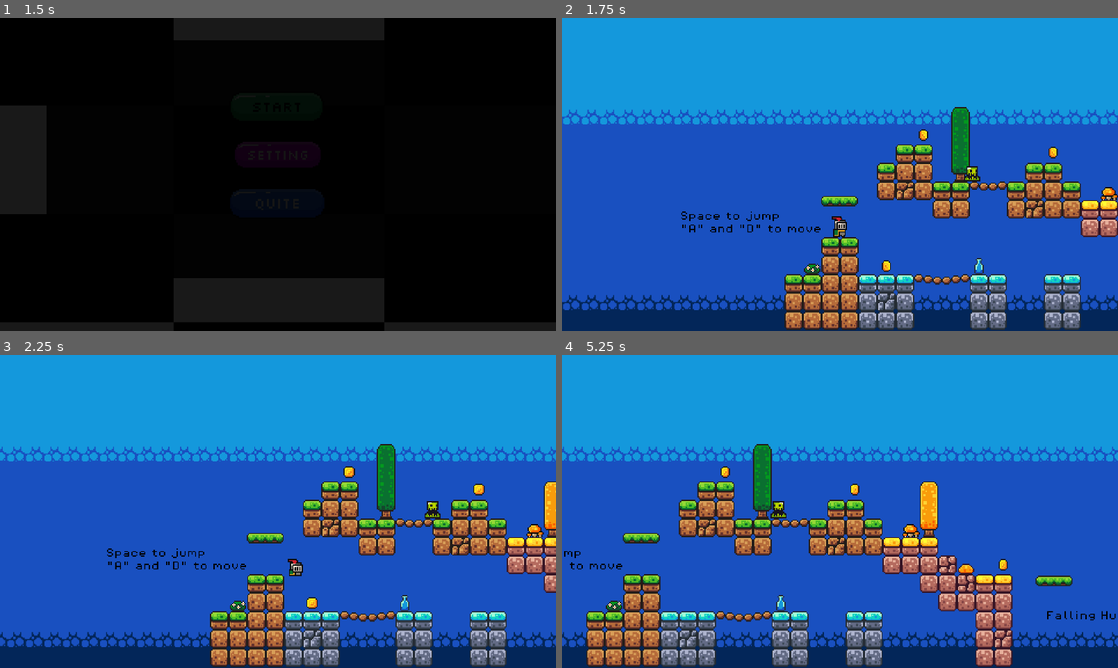
Above: before the commit, frames 1-4 (two rows, left to right).
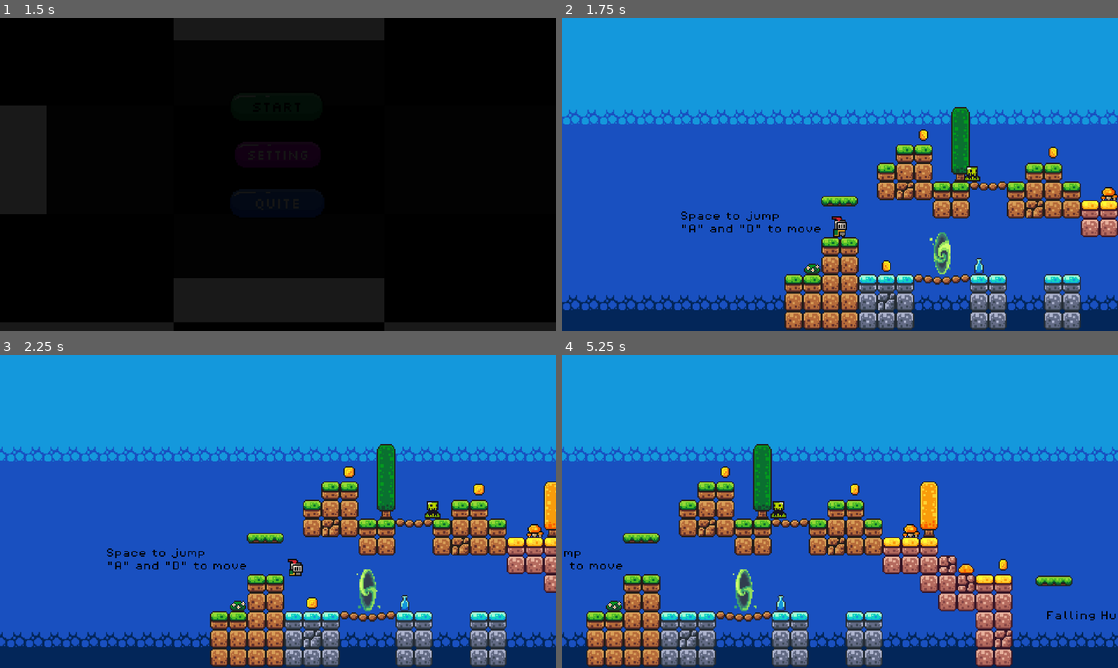
Above: after the commit, the same moments.

Repository: Funnysloth12/Arcanum
Game: Godot game, scene res://Scenes/main_menu.tscn
The game is run twice, just before and just after one commit, with the same random seed, the same clock (stepped at 60 frames per second) and the same inputs.
Inputs (mouse positions are in pixels of both pictures, inside the frame that each line leads up to):
- Up to frame 1 (1.5 s): click (278, 108) at 0.5 s; click (278, 108) at 1.25 s
- Up to frame 2 (1.75 s): no input
- Up to frame 3 (2.25 s): tap Enter (ui_accept) at 2, 2.1 s; hold Right (move_right) from 2.03 s (still down)
- Up to frame 4 (5.25 s): tap Space (jump) at 2.27, 3.02, 4.52 s; tap Enter (ui_accept) every 0.75 s from 2.85 to 5.1 s; release Right (move_right) at 3.53 s; hold Left (move_left) 3.53-4.28 s; hold Right (move_right) from 4.28 s (still down)

Frame 1 is identical in both runs. In frame 2, 0.3% of the frame differs, in the area x 66-70%, y 68-82%; in frame 3, 0.3%; in frame 4, 0.4%, in the area x 30-35%, y 68-82%.

Commit message:
Trying to Add a portal to level 2
need i say more

Diff:
--- a/Levels/level2.tscn
+++ b/Levels/level2.tscn
@@ -1,5 +1,6 @@
-[gd_scene load_steps=17 format=3 uid="uid://bw8mnje2mxyxw"]
-
+[gd_scene load_steps=18 format=3 uid="uid://bw8mnje2mxyxw"]
+
+[ext_resource type="Script" uid="uid://bplycl7v2hefr" path="res://Scripts/level_2.gd" id="1_lr0ko"]
 [ext_resource type="Script" uid="uid://ceytoxk8kuw44" path="res://Scripts/game_manager.gd" id="1_tdxkx"]
 [ext_resource type="FontFile" uid="uid://cfaa5jt6gjeo5" path="res://Assets/fonts/PixelOperator8-Bold.ttf" id="2_1c22n"]
 [ext_resource type="Texture2D" uid="uid://b2fv0bvgk4i8u" path="res://Assets/sprites/world_tileset.png" id="3_ppd48"]
@@ -178,9 +179,6 @@
 
 [sub_resource type="WorldBoundaryShape2D" id="WorldBoundaryShape2D_1l0tm"]
 
-[sub_resource type="Animation" id="Animation_xv7eh"]
-resource_name = "new_animation"
-
 [sub_resource type="Animation" id="Animation_ijnin"]
 resource_name = "Plat1"
 length = 2.0
@@ -213,6 +211,9 @@
 "values": [Vector2(137, 5)]
 }
 
+[sub_resource type="Animation" id="Animation_xv7eh"]
+resource_name = "new_animation"
+
 [sub_resource type="AnimationLibrary" id="AnimationLibrary_tdxkx"]
 _data = {
 &"Plat1": SubResource("Animation_ijnin"),
@@ -220,8 +221,9 @@
 &"new_animation": SubResource("Animation_xv7eh")
 }
 
-[node name="Game" type="Node2D"]
+[node name="Level2" type="Node2D"]
 position = Vector2(8, -1)
+script = ExtResource("1_lr0ko")
 
 [node name="Game Manager" type="Node" parent="."]
 unique_name_in_owner = true
@@ -283,11 +285,11 @@
 
 [node name="Slimes" type="Node" parent="."]
 
+[node name="Slime Green" parent="Slimes" instance=ExtResource("10_dpe6j")]
+position = Vector2(560, -33)
+
 [node name="fade_transiton" parent="." instance=ExtResource("11_m8ou3")]
 offset_left = 3546.0
 offset_top = -1707.0
 offset_right = 6273.0
 offset_bottom = 37.0
-
-[node name="Slime Green" parent="." instance=ExtResource("10_dpe6j")]
-position = Vector2(552, -32)
--- a/Scenes/game.tscn
+++ b/Scenes/game.tscn
@@ -11,6 +11,7 @@
 [ext_resource type="FontFile" uid="uid://3rc3lct8dav0" path="res://Assets/fonts/PixelOperator8.ttf" id="8_v158k"]
 [ext_resource type="FontFile" uid="uid://cfaa5jt6gjeo5" path="res://Assets/fonts/PixelOperator8-Bold.ttf" id="9_ldgsr"]
 [ext_resource type="PackedScene" uid="uid://dj82loqswaij8" path="res://Scenes/fade_transiton.tscn" id="11_rku1e"]
+[ext_resource type="PackedScene" uid="uid://c4n0ap7g04w6q" path="res://Scenes/portal.tscn" id="12_rku1e"]
 
 [sub_resource type="TileSetAtlasSource" id="TileSetAtlasSource_3dryh"]
 texture = ExtResource("3_wrm1d")
@@ -369,3 +370,19 @@
 offset_top = -1707.0
 offset_right = 6273.0
 offset_bottom = 37.0
+
+[node name="Portals" type="Node" parent="."]
+
+[node name="portal" parent="Portals" instance=ExtResource("12_rku1e")]
+position = Vector2(162.00003, 73)
+scale = Vector2(0.2, 0.2)
+
+[node name="AnimatedSprite2D" parent="Portals/portal" index="0"]
+position = Vector2(-15, 20.00002)
+
+[node name="CollisionShape2D" parent="Portals/portal" index="1"]
+position = Vector2(-5, 20.000015)
+
+[connection signal="body_exited" from="Portals/portal" to="Portals/portal" method="_on_body_exited"]
+
+[editable path="Portals/portal"]
--- a/Scenes/player.tscn
+++ b/Scenes/player.tscn
@@ -170,7 +170,7 @@
 [sub_resource type="CircleShape2D" id="CircleShape2D_1jxqw"]
 radius = 5.0
 
-[node name="Player" type="CharacterBody2D"]
+[node name="Player" type="CharacterBody2D" groups=["player"]]
 z_index = 5
 collision_layer = 2
 
@@ -179,7 +179,8 @@
 sprite_frames = SubResource("SpriteFrames_2hs0m")
 animation = &"run"
 autoplay = "idle"
+frame_progress = 0.45226628
 
-[node name="CollisionShape2D" type="CollisionShape2D" parent="."]
+[node name="CollisionShape2D" type="CollisionShape2D" parent="." groups=["player"]]
 position = Vector2(0, -5)
 shape = SubResource("CircleShape2D_1jxqw")
--- /dev/null
+++ b/Scenes/portal.gd
@@ -0,0 +1,15 @@
+extends Area2D
+
+var entered = false
+
+func _on_body_entered(_body: PhysicsBody2D) -> void:
+	entered = true
+
+func _on_body_exited(_body: Node2D) -> void:
+	entered = false
+
+
+func _process(_delta):
+	if entered == true:
+		if Input.is_action_just_pressed("ui_accept"):
+			get_tree().change_scene("res://Levels/level2.tscn")
--- /dev/null
+++ b/Scenes/portal.tscn
@@ -0,0 +1,75 @@
+[gd_scene load_steps=11 format=3 uid="uid://c4n0ap7g04w6q"]
+
+[ext_resource type="Texture2D" uid="uid://ckdyf4ammv21s" path="res://Assets/sprites/Dimensional_Portal.png" id="1_j20fm"]
+[ext_resource type="Script" uid="uid://cfusjaj8x31x1" path="res://Scenes/portal.gd" id="1_oi2tk"]
+
+[sub_resource type="AtlasTexture" id="AtlasTexture_oi2tk"]
+atlas = ExtResource("1_j20fm")
+region = Rect2(0, 0, 32, 32)
+
+[sub_resource type="AtlasTexture" id="AtlasTexture_dashy"]
+atlas = ExtResource("1_j20fm")
+region = Rect2(32, 0, 32, 32)
+
+[sub_resource type="AtlasTexture" id="AtlasTexture_uwyjv"]
+atlas = ExtResource("1_j20fm")
+region = Rect2(64, 0, 32, 32)
+
+[sub_resource type="AtlasTexture" id="AtlasTexture_cqy4h"]
+atlas = ExtResource("1_j20fm")
+region = Rect2(0, 32, 32, 32)
+
+[sub_resource type="AtlasTexture" id="AtlasTexture_8lpw3"]
+atlas = ExtResource("1_j20fm")
+region = Rect2(32, 32, 32, 32)
+
+[sub_resource type="AtlasTexture" id="AtlasTexture_vcl8t"]
+atlas = ExtResource("1_j20fm")
+region = Rect2(64, 32, 32, 32)
+
+[sub_resource type="SpriteFrames" id="SpriteFrames_bt0xm"]
+animations = [{
+"frames": [{
+"duration": 1.0,
+"texture": SubResource("AtlasTexture_oi2tk")
+}, {
+"duration": 1.0,
+"texture": SubResource("AtlasTexture_dashy")
+}, {
+"duration": 1.0,
+"texture": SubResource("AtlasTexture_uwyjv")
+}, {
+"duration": 1.0,
+"texture": SubResource("AtlasTexture_cqy4h")
+}, {
+"duration": 1.0,
+"texture": SubResource("AtlasTexture_8lpw3")
+}, {
+"duration": 1.0,
+"texture": SubResource("AtlasTexture_vcl8t")
+}],
+"loop": true,
+"name": &"default",
+"speed": 5.0
+}]
+
+[sub_resource type="RectangleShape2D" id="RectangleShape2D_j20fm"]
+size = Vector2(76, 179)
+
+[node name="portal" type="Area2D"]
+script = ExtResource("1_oi2tk")
+
+[node name="AnimatedSprite2D" type="AnimatedSprite2D" parent="."]
+scale = Vector2(6, 6)
+sprite_frames = SubResource("SpriteFrames_bt0xm")
+autoplay = "default"
+frame_progress = 0.21426156
+
+[node name="CollisionShape2D" type="CollisionShape2D" parent="."]
+position = Vector2(5, 0.5)
+shape = SubResource("RectangleShape2D_j20fm")
+
+[node name="DestnationPoint" type="Marker2D" parent="."]
+position = Vector2(-115, -1)
+
+[connection signal="body_entered" from="." to="." method="_on_body_entered"]
--- /dev/null
+++ b/Scripts/level_2.gd
@@ -0,0 +1 @@
+extends Node2D
--- a/project.godot
+++ b/project.godot
@@ -28,6 +28,10 @@
 window/size/viewport_height=1080
 window/stretch/mode="viewport"
 
+[global_group]
+
+player=""
+
 [input]
 
 jump={
Binary file added: Assets/sprites/Dimensional_Portal.png
Not shown, added: Assets/sprites/Dimensional_Portal.png.import
Not shown: 1 places in Scenes/game.tscn that only renumber resources
Not shown, added: Scenes/portal.gd.uid
Not shown, added: Scripts/level_2.gd.uid
